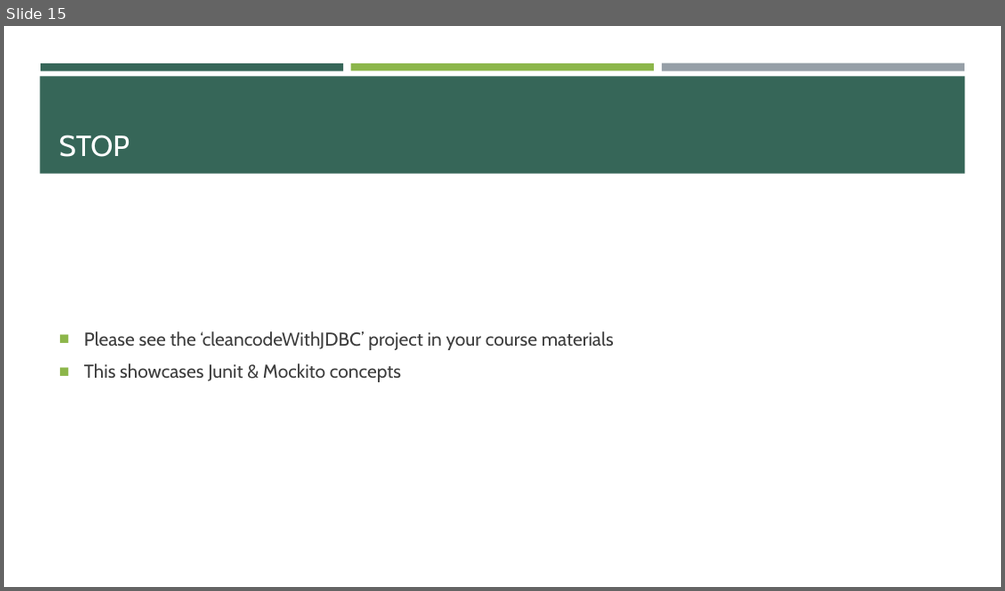
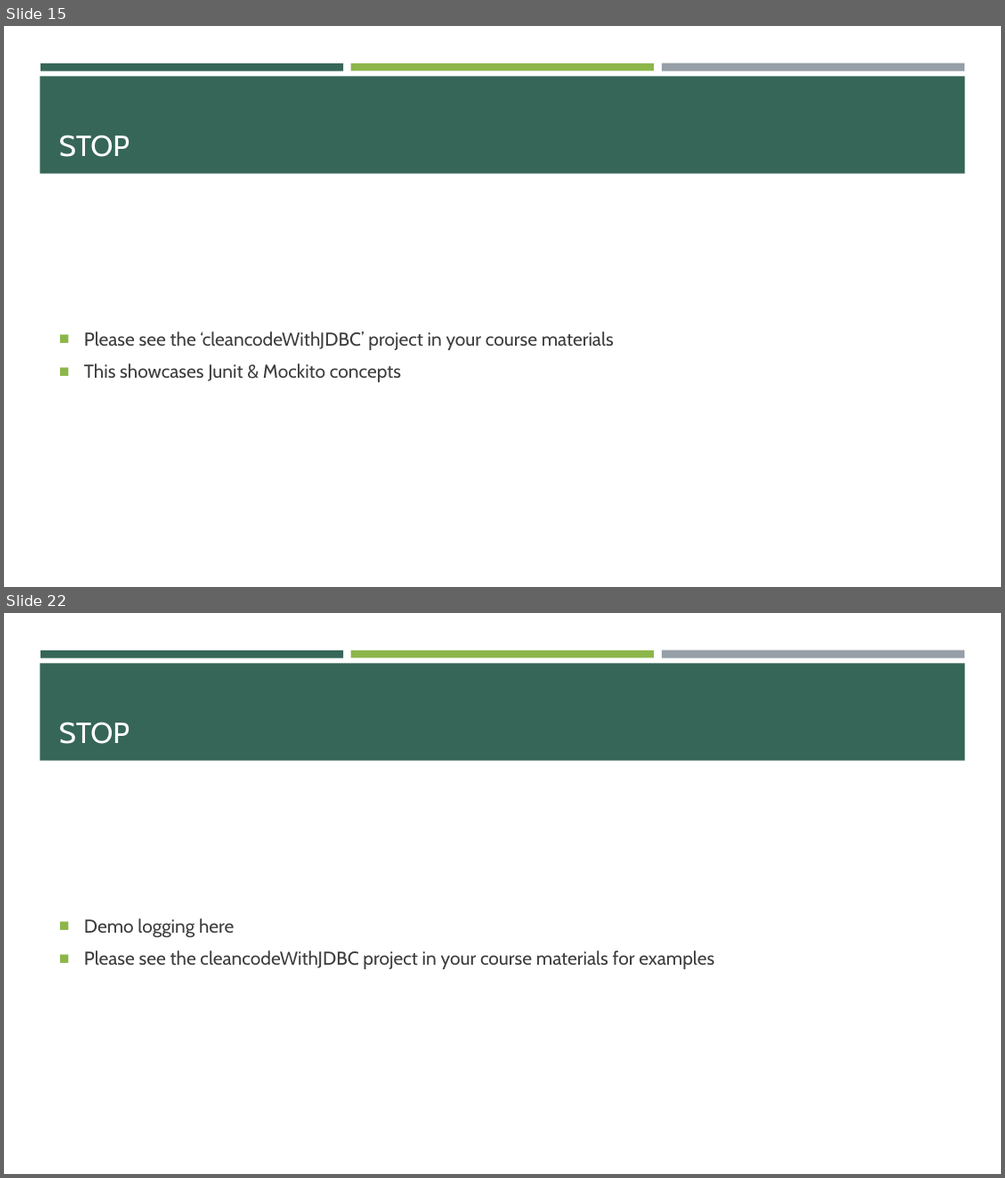
Before and after one commit to e-m-wilson/java-fs, a slide deck: Week_4/Unit_Testing_&_Logging.pptx. Shown one above the other, each under a label of ours: slide 15 before the commit, slides 15 and 22 after it; the slides between them are not shown. The pictures are 1005x591 and 1005x1178 pixels, drawn with LibreOffice and Linux fonts; fonts in the diff are those of the drawing. Boxes give left, top, right and bottom in pixels: in the first picture for what was removed or moved away, otherwise in the second. Text is boxed around its words. In the diff, an @@ line names an element or a change of style, - is before the commit and + after.

```diff
--- a/Week_4/Unit_Testing_&_Logging.pptx
+++ b/Week_4/Unit_Testing_&_Logging.pptx
@@ slide 22 added at (4, 613, 1001, 1174), background #FFFFFF; not listed: 4 template elements that a slide beside it also shows @@
@@ title added at (59, 722, 129, 744), 28 pt, text #FFFFFF @@
+STOP
@@ text added at (84, 918, 714, 969), 18 pt, text #3D3D3D @@
+■ Demo logging here
+■ Please see the cleancodeWithJDBC project in your course materials for examples
```
Also in this commit, not shown: 6 other slides added, 4 other files.
